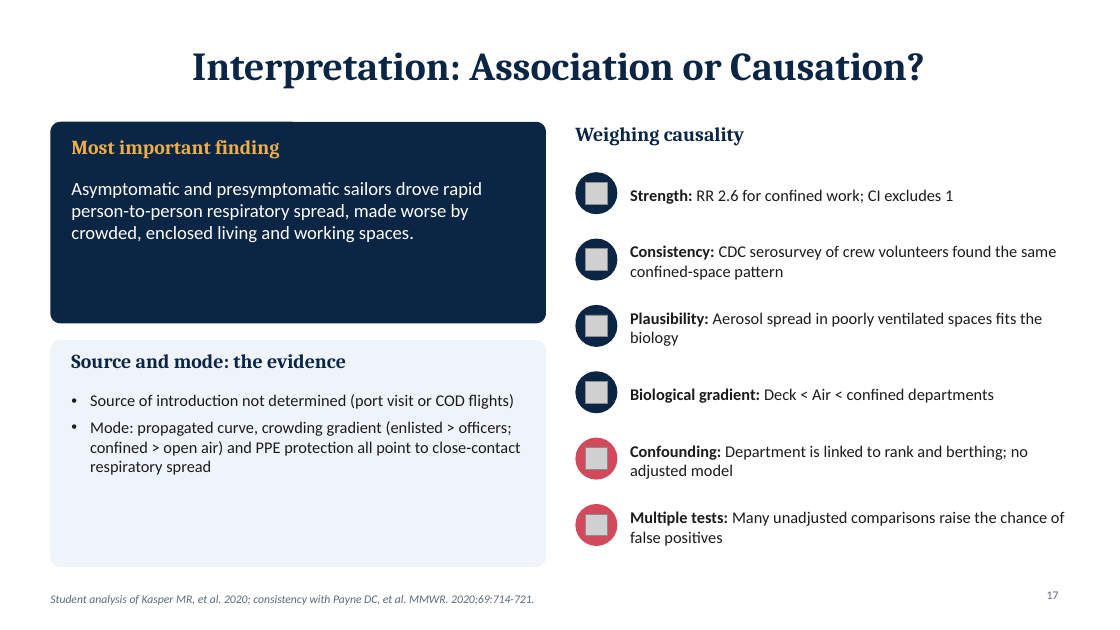
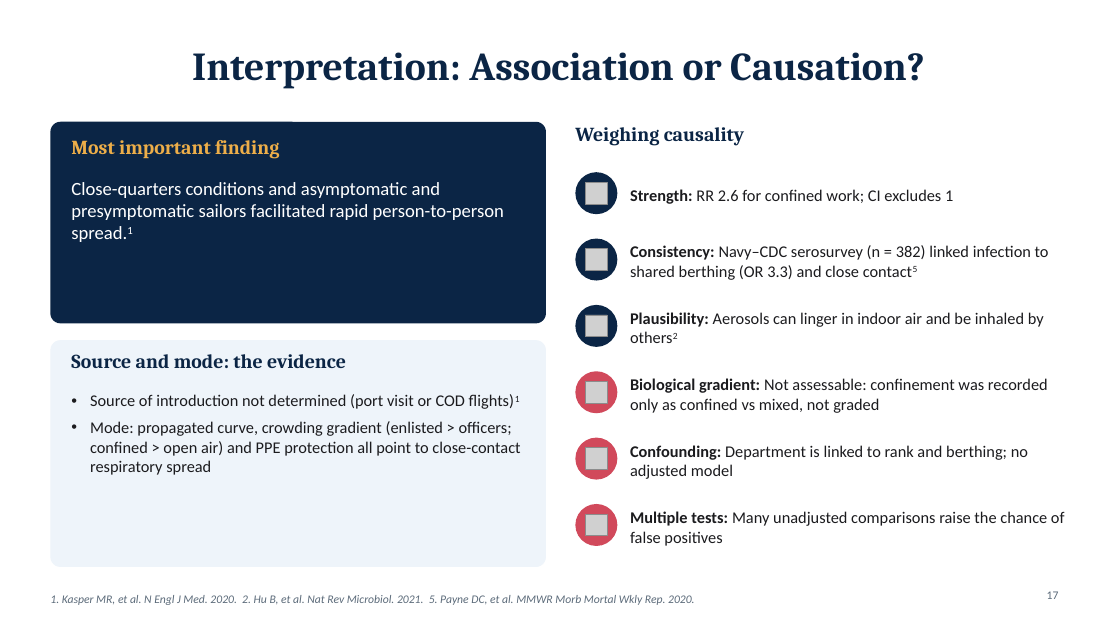
Before and after one commit to adebowa96/Research, a slide deck: slide 17 of Outbreak_of_the_Day/Covid19_Aircraft_Carrier_Outbreak.pptx. Drawn at 1120x630 pixels with LibreOffice and Linux fonts; fonts in the diff are those of the drawing; grey boxes stand for pictures. Boxes give left, top, right and bottom in pixels: in the first picture for what was removed or moved away, otherwise in the second. Text is boxed around its words. In the diff, an @@ line names an element or a change of style, - is before the commit and + after.

```diff
--- a/Outbreak_of_the_Day/Covid19_Aircraft_Carrier_Outbreak.pptx
+++ b/Outbreak_of_the_Day/Covid19_Aircraft_Carrier_Outbreak.pptx
@@ text at <box>71,182,504,242</box>: text changed @@
-Asymptomatic and presymptomatic sailors drove rapid person-to-person respiratory spread, made worse by crowded, enclosed living and working spaces.
+Close-quarters conditions and asymptomatic and presymptomatic sailors facilitated rapid person-to-person spread.1
@@ text at <box>630,245,1049,280</box>: text changed @@
-Consistency: CDC serosurvey of crew volunteers found the same confined-space pattern
+Consistency: Navy–CDC serosurvey (n = 382) linked infection to shared berthing (OR 3.3) and close contact5
@@ text at <box>630,312,1044,327</box>: text changed @@
-Plausibility: Aerosol spread in poorly ventilated spaces fits the biology
+Plausibility: Aerosols can linger in indoor air and be inhaled by others2
@@ ellipse at <box>576,371,618,413</box>: fill #0B2545 to #D1495B @@
@@ text at <box>630,378,1048,413</box>: text changed @@
-Biological gradient: Deck < Air < confined departments
+Biological gradient: Not assessable: confinement was recorded only as confined vs mixed, not graded
@@ text at <box>90,394,520,409</box>: text changed @@
-• Source of introduction not determined (port visit or COD flights)
+• Source of introduction not determined (port visit or COD flights)1
@@ text at <box>50,595,695,605</box>: text changed @@
-Student analysis of Kasper MR, et al. 2020; consistency with Payne DC, et al. MMWR. 2020;69:714-721.
+1. Kasper MR, et al. N Engl J Med. 2020. 2. Hu B, et al. Nat Rev Microbiol. 2021. 5. Payne DC, et al. MMWR Morb Mortal Wkly Rep. 2020.
```
Also in this commit, not shown: 19 other slides changed.
